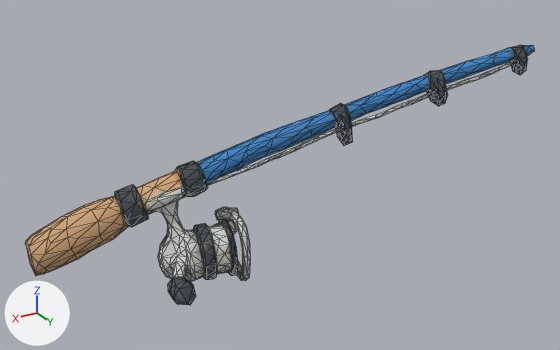
A saved change to the glTF model public/models/rod-2.glb.
The view is the same before and after, from a camera (50 mm lens) standing at (0.751, 1.214, 0.595) and looking at (0.02, -0.005, -0.014). The lights are fixed; the arrows at lower left show +X, +Y and +Z. The older version comes first. Mesh edges are drawn as thin lines. Where no turn or scale is listed for an object, it has been applied to the vertices. Vertices at exactly the same position are counted once.

The first picture shows 'tripo_node_61c38f8d-4b82-4e21-80f1-8ae01a004a89'.
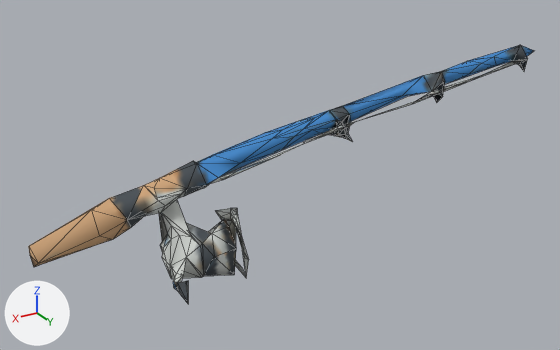
Where the newer file only moved an object's origin or applied its transform, the numbers keep the older frame.

Pixel boxes [x1, y1, x2, y2] of what changed, in the pictures (560 x 350 px):
'tripo_node_61c38f8d-4b82-4e21-80f1-8ae01a004a89', reshaped: before [25, 45, 534, 305]; after [29, 45, 534, 304]
part 1 of me_tripo_mesh_61c38f8d_4b82_4e21_80f1_8ae01a004a89, deleted: before [25, 45, 534, 305]

Patch to the scene script:
```diff
--- a/public/models/rod-2.glb.py
+++ b/public/models/rod-2.glb.py
@@ me_tripo_mesh_61c38f8d_4b82_4e21_80f1_8ae01a004a89 @@
 # used by ob_tripo_node_61c38f8d_4b82_4e21_80f1_8ae01a004a89; location = (0.0, 0.0, 0.0)
-me_tripo_mesh_61c38f8d_4b82_4e21_80f1_8ae01a004a89.from_pydata(...)  # 941 vertices, 1910 faces; spans x -0.5..0.5, y -0.153..0.153, z -0.213..0.213
+me_tripo_mesh_61c38f8d_4b82_4e21_80f1_8ae01a004a89.from_pydata(...)  # 197 vertices, 402 faces; spans x -0.499..0.499, y -0.15..0.15, z -0.208..0.213
+# me_tripo_mesh_61c38f8d_4b82_4e21_80f1_8ae01a004a89 part 1: 744 vertices removed from x -0.5..0.5, y -0.153..0.153, z -0.213..0.213
 me_tripo_mesh_61c38f8d_4b82_4e21_80f1_8ae01a004a89.materials.append(mat_tripo_material_61c38f8d_4b82_4e21_80f1_8ae01a004a89)
```
